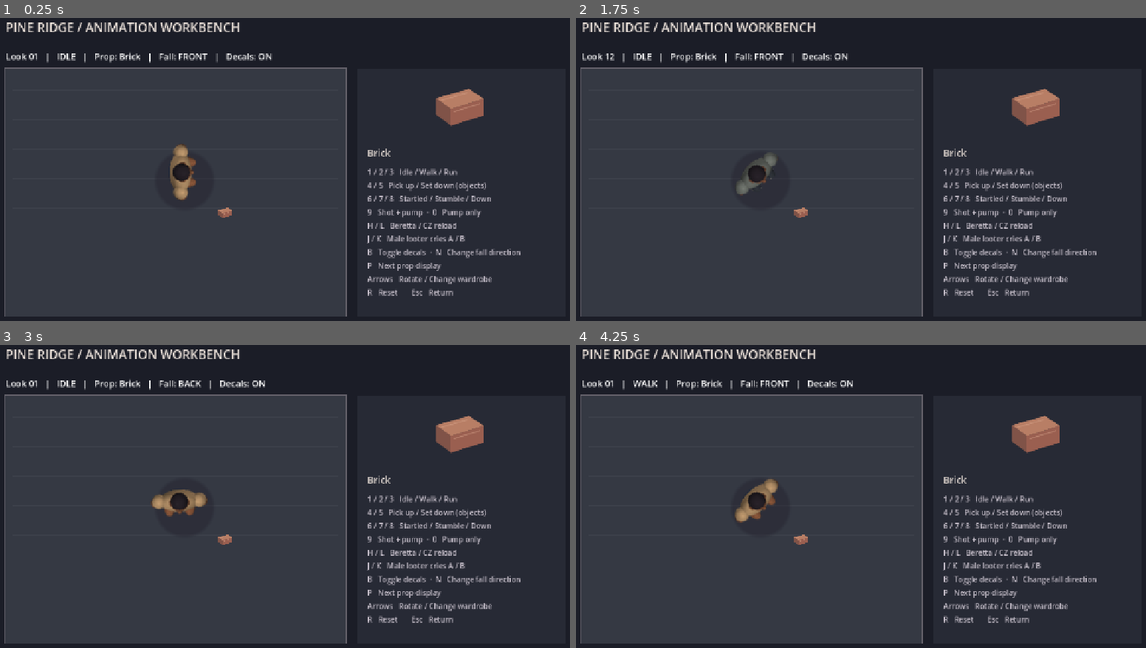
Above: before the commit, frames 1-4 (two rows, left to right).
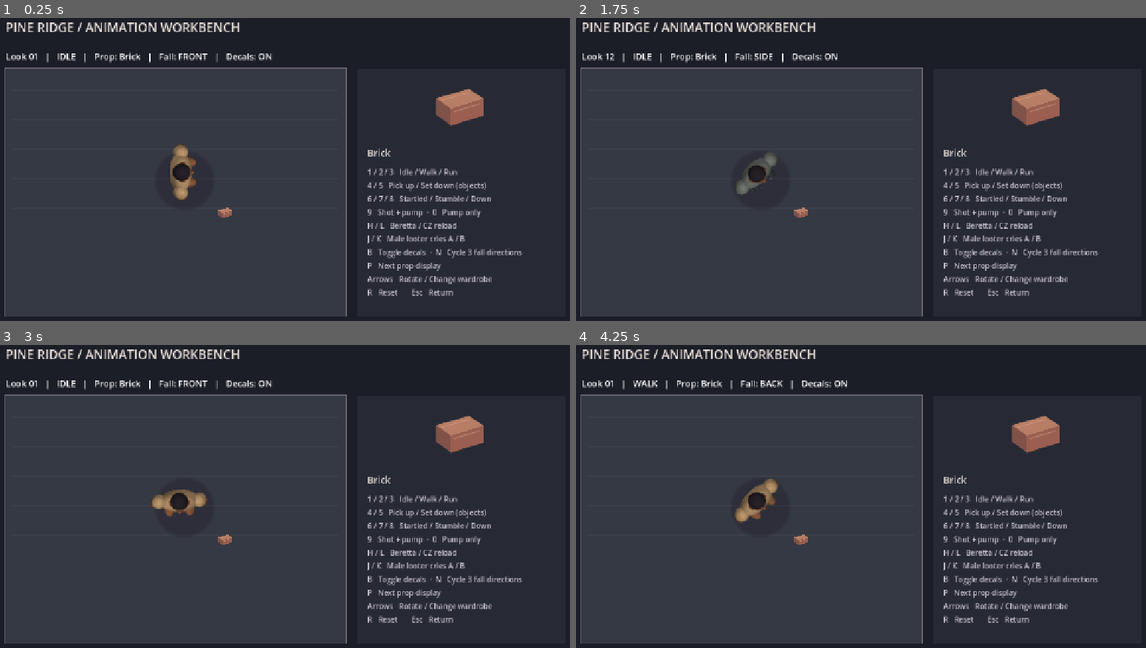
Above: after the commit, the same moments.

Repository: cryogenized-spec/Pineridge-Crisis-Saafiya-s-Revenge
Game: Godot game, scene res://scenes/action_review.tscn
Same seed, same stepped clock (60 frames per second), same inputs: the game is played once before the commit and once after it. This scene is started directly instead of the project's main scene.
Inputs (mouse positions are in pixels of both pictures, inside the frame that each line leads up to):
- Up to frame 1 (0.25 s): no input
- Up to frame 2 (1.75 s): tap Enter at 0.5 s; move the mouse to (992, 160) at 0.52 s; hold Right 0.53-1.28 s; tap N at 0.6, 1.55 s; click (992, 160) at 0.67 s; tap F at 0.8, 1.35 s; tap Space at 1.25 s; move the mouse to (741, 193) at 1.27 s; hold Down from 1.28 s (still down)
- Up to frame 3 (3 s): tap Enter at 2 s; move the mouse to (342, 429) at 2.02 s; release Down at 2.03 s; hold Right 2.03-2.78 s; tap N at 2.1 s; tap F at 2.3 s; tap Space at 2.75 s; move the mouse to (256, 569) at 2.77 s; hold Up from 2.78 s (still down); tap 1 at 2.85 s; click (256, 569) at 2.92 s
- Up to frame 4 (4.25 s): tap N at 3.05 s; tap Enter at 3.5 s; move the mouse to (1037, 554) at 3.52 s; release Up at 3.53 s; hold Left from 3.53 s (still down); tap 2 at 3.6 s; tap F at 3.8 s

The runs differ from the first frame. In frame 1, 0.1% of the frame differs, in the area x 79-92%, y 76-80%; in frame 2, 0.4%; in frame 3, 0.4%; in frame 4, 0.4%, in the area x 32-92%, y 11-80%.

Commit message:
Support a third sideways NPC collapse atlas in main game and workbench

Diff:
--- a/scripts/action_review.gd
+++ b/scripts/action_review.gd
@@ -9,7 +9,7 @@
 var accessory := Sprite2D.new()
 var prop_index := 0
 var wardrobe := 0
-var fall_backward := false
+var fall_mode := 0
 var heading := 0.0
 var status: Label
 var smoke := false
@@ -42,14 +42,15 @@
 		actor.queue_free()
 	actor = Actor.new()
 	actor.wardrobe_index = wardrobe
-	actor.fall_backward = fall_backward
+	actor.fall_backward = fall_mode == 1
+	actor.fall_sideways = fall_mode == 2
 	actor.position = CENTER
 	actor.scale = Vector2.ONE*6.0
 	add_child(actor)
 	actor.z_index = 1
 
 func refresh() -> void:
-	status.text = "Look %02d   |   %s   |   Prop: %s   |   Fall: %s   |   Decals: %s" % [wardrobe+1,Feedback.State.keys()[feedback.state],Props.ITEMS[prop_index].label,"BACK" if fall_backward else "FRONT","ON" if feedback.blood_enabled else "OFF"]
+	status.text = "Look %02d   |   %s   |   Prop: %s   |   Fall: %s   |   Decals: %s" % [wardrobe+1,Feedback.State.keys()[feedback.state],Props.ITEMS[prop_index].label,["FRONT","BACK","SIDE"][fall_mode],"ON" if feedback.blood_enabled else "OFF"]
 	queue_redraw()
 
 func change_state(next: Feedback.State, cue: String = "") -> void:
@@ -93,8 +94,9 @@
 		KEY_K: audio.play_cue("male_looter_death_2")
 		KEY_B: feedback.blood_enabled = not feedback.blood_enabled
 		KEY_N:
-			fall_backward = not fall_backward
-			actor.fall_backward = fall_backward
+			fall_mode = (fall_mode + 1) % 3
+			actor.fall_backward = fall_mode == 1
+			actor.fall_sideways = fall_mode == 2
 			if feedback.state==Feedback.State.DOWN:
 				feedback.select(Feedback.State.DOWN)
 		KEY_R:
@@ -170,6 +172,7 @@
 			assert(not feedback.carried)
 			assert(feedback.state == Feedback.State.DOWN)
 			assert(actor.npc_down_back != null)
+			assert(actor.npc_down_side != null)
 			print("Action review: pickup, carry, set down, alert, stumble and down states exercised.")
 			get_tree().quit()
 	refresh()
@@ -187,6 +190,6 @@
 	var item: Dictionary = Props.ITEMS[prop_index]
 	draw_texture_rect(item.texture,Rect2(944,140,150,150),false)
 	draw_string(ThemeDB.fallback_font,Vector2(818,316),item.label,HORIZONTAL_ALIGNMENT_LEFT,-1,20,Color("#eee4dc"))
-	var lines := ["1 / 2 / 3   Idle / Walk / Run","4 / 5   Pick …(154 unchanged characters)… ries A / B","B   Toggle decals  ·  N   Change fall direction","P   Next prop display","Arrows   Rotate / Change wardrobe","R   Reset       Esc   Return"]
+	var lines := ["1 / 2 / 3   Idle / Walk / Run","4 / 5   Pick …(154 unchanged characters)… ries A / B","B   Toggle decals  ·  N   Cycle 3 fall directions","P   Next prop display","Arrows   Rotate / Change wardrobe","R   Reset       Esc   Return"]
 	for i in range(lines.size()):
 		draw_string(ThemeDB.fallback_font,Vector2(818,356+i*29),lines[i],HORIZONTAL_ALIGNMENT_LEFT,-1,16,Color("#c6bfca"))
--- a/scripts/actor.gd
+++ b/scripts/actor.gd
@@ -23,7 +23,9 @@
 var npc_run: Texture2D
 var npc_down: Texture2D
 var npc_down_back: Texture2D
+var npc_down_side: Texture2D
 var fall_backward := false
+var fall_sideways := false
 var down_phase := -1.0
 var cosmetic_accessory: Texture2D
 var show_accessory := false
@@ -45,6 +47,7 @@
 		npc_run = load_npc_texture(prefix + "run.png", Vector2(512,256))
 		npc_down = load_npc_texture(prefix + "down.png", Vector2(512,256))
 		npc_down_back = load_npc_texture(prefix + "down_back.png", Vector2(512,256))
+		npc_down_side = load_npc_texture(prefix + "down_side.png", Vector2(512,256))
 		cosmetic_accessory = load_npc_texture("res://assets/characters/accessories/backpack.png", Vector2(128,128))
 		texture_filter = CanvasItem.TEXTURE_FILTER_LINEAR
 	if hero:
@@ -114,12 +117,12 @@
 
 func _draw() -> void:
 	draw_circle(Vector2(2,3),10,Color(0.09,0.07,0.12,0.27),true,-1,true)
-	if not hero and wardrobe_index >= 0 and down_phase >= 0.0 and (npc_down != null or npc_down_back != null):
+	if not hero and wardrobe_index >= 0 and down_phase >= 0.0 and (npc_down != null or npc_down_back != null or npc_down_side != null):
 		var down_frame := mini(7,int(floor(down_phase*8.0)))
 		var source := Rect2((down_frame%4)*TILE,floori(float(down_frame)/4.0)*TILE,TILE,TILE)
-		var chosen: Texture2D = npc_down_back if fall_backward and npc_down_back != null else npc_down
+		var chosen: Texture2D = npc_down_side if fall_sideways and npc_down_side != null else (npc_down_back if fall_backward and npc_down_back != null else npc_down)
 		if chosen == null:
-			chosen = npc_down_back
+			chosen = npc_down_back if npc_down_back != null else npc_down_side
 		draw_gait_layer(chosen,source,facing,Vector2.ONE*DISPLAY_SIZE)
 		return
 	if not hero and wardrobe_index >= 0 and has_npc_atlases():
--- a/scripts/encounter.gd
+++ b/scripts/encounter.gd
@@ -287,6 +287,7 @@
 	target["fall_tilt"] = (1.0 if style%2==0 else -1.0) * rng.randf_range(0.055,0.18)
 	target["fall_flip"] = style >= 4
 	body.fall_backward = (style%2)==1
+	body.fall_sideways = (style%3)==2
 	body.set_down_progress(0.0)
 
 func advance_collapse(target: Dictionary, delta: float) -> void:
@@ -301,7 +302,7 @@
 		2: frame_progress = pow(raw,1.45)
 	var settle := smoothstep(0.0,1.0,raw)
 	body.position = Vector2(target["fall_origin"]) + Vector2(target["fall_offset"])*settle
-	if body.npc_down != null or body.npc_down_back != null:
+	if body.npc_down != null or body.npc_down_back != null or body.npc_down_side != null:
 		body.set_down_progress(frame_progress)
 		body.rotation = float(target["fall_tilt"])*settle
 		body.scale = Vector2(-1.0,1.0) if bool(target["fall_flip"]) else Vector2.ONE
